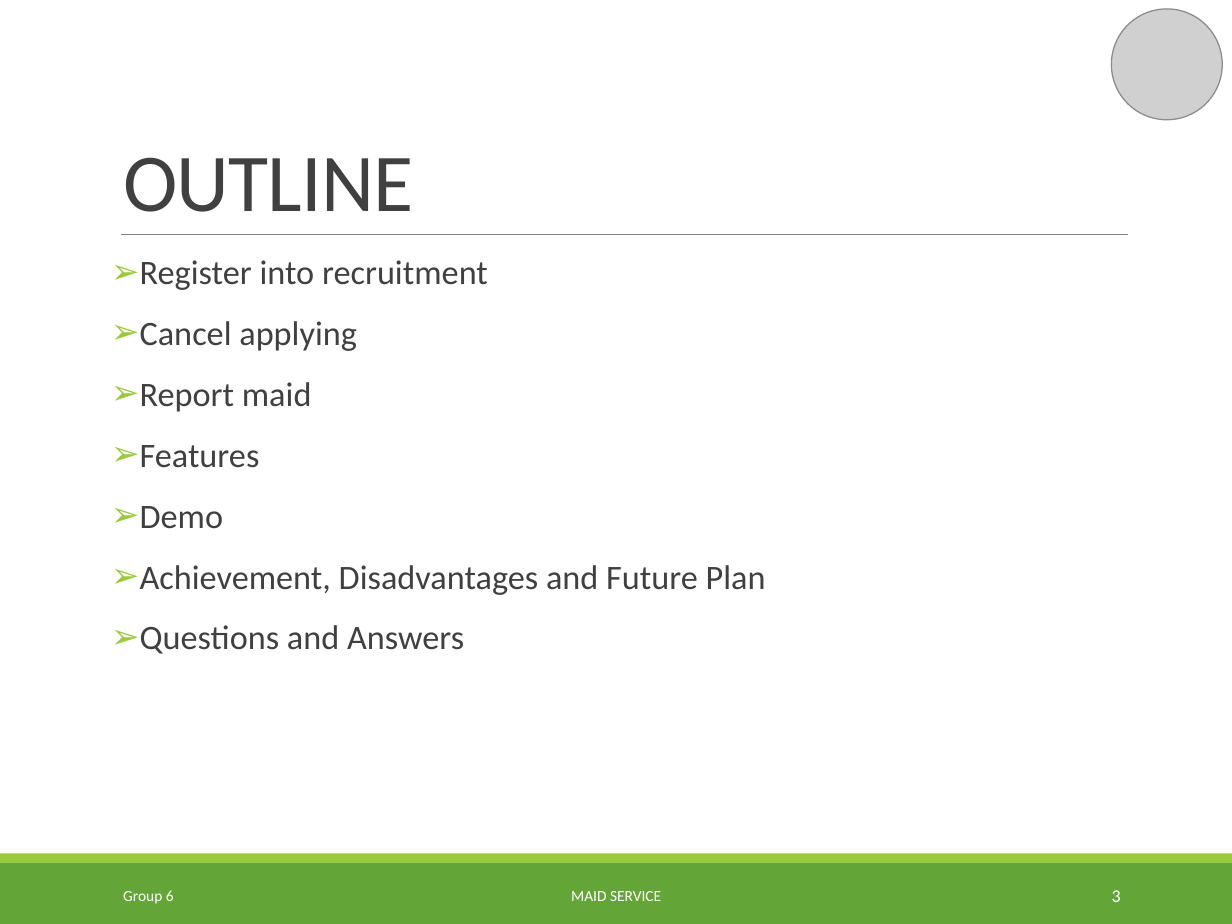
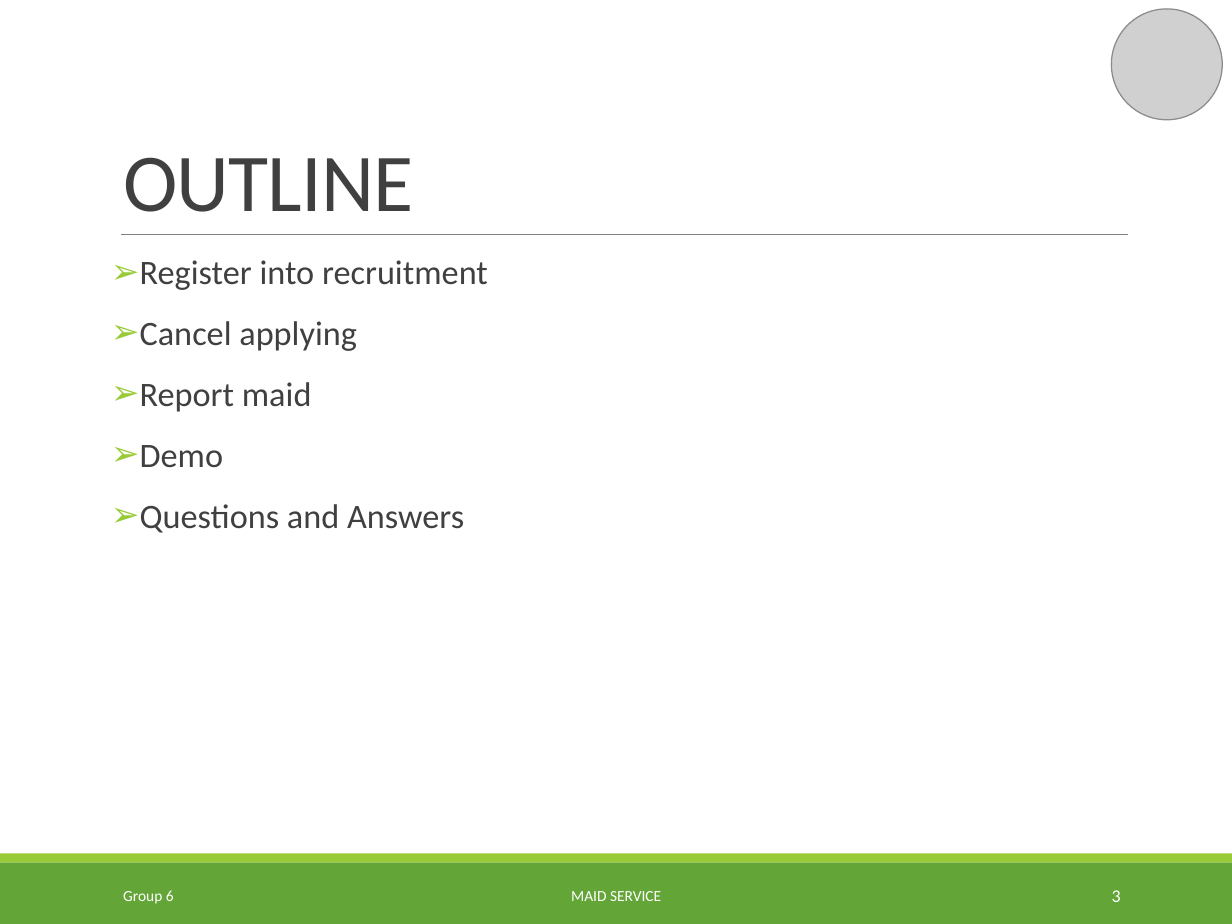
Before and after one commit to TuanBT/ms-website, a slide deck: slide 3 of 06.Personal Archives/02.TuyenMQ/MS_Slide.pptx. Drawn at 1232x924 pixels with LibreOffice and Linux fonts; fonts in the diff are those of the drawing; grey boxes stand for pictures; background and template pictures are left out. Boxes give left, top, right and bottom in pixels: in the first picture for what was removed or moved away, otherwise in the second. Text is boxed around its words. In the diff, an @@ line names an element or a change of style, - is before the commit and + after.

```diff
--- a/06.Personal Archives/02.TuyenMQ/MS_Slide.pptx
+++ b/06.Personal Archives/02.TuyenMQ/MS_Slide.pptx
@@ text at (140, 445, 260, 468): paragraph removed @@
-➢ Features
@@ text at (140, 565, 766, 595): paragraph removed @@
-➢ Achievement, Disadvantages and Future Plan
```
Also in this commit, not shown: 2 other slides changed.
